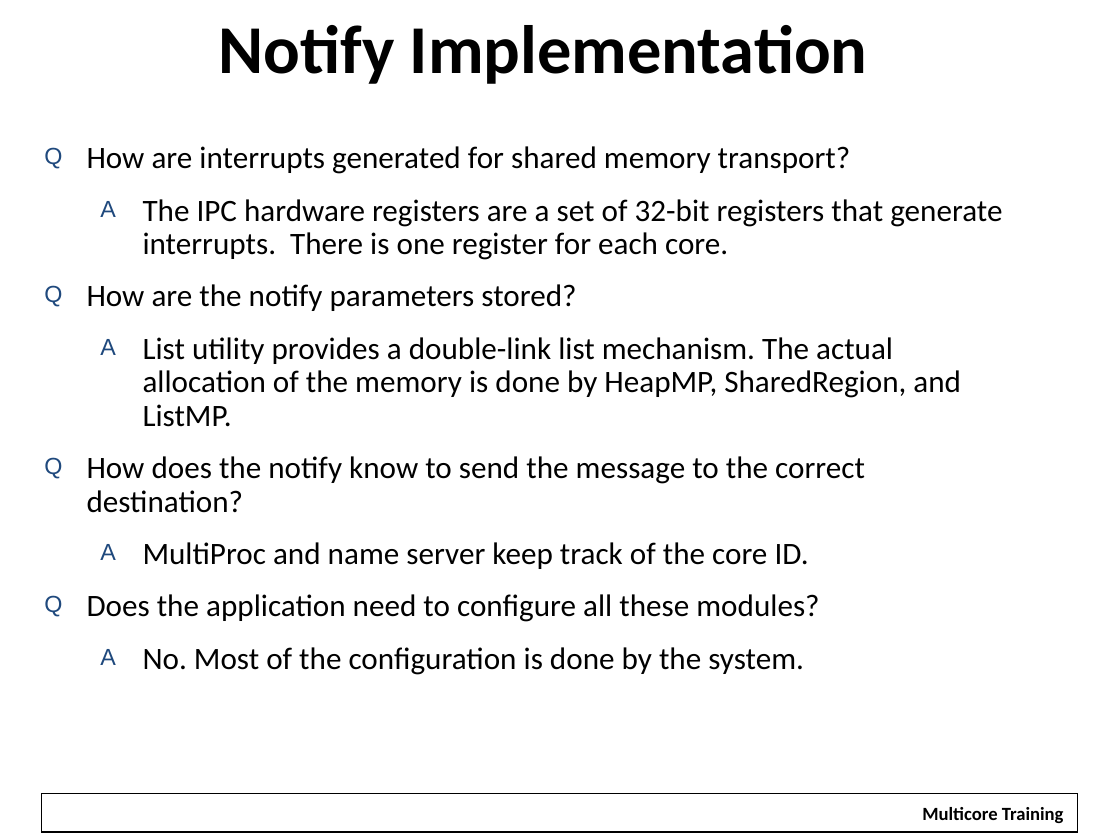
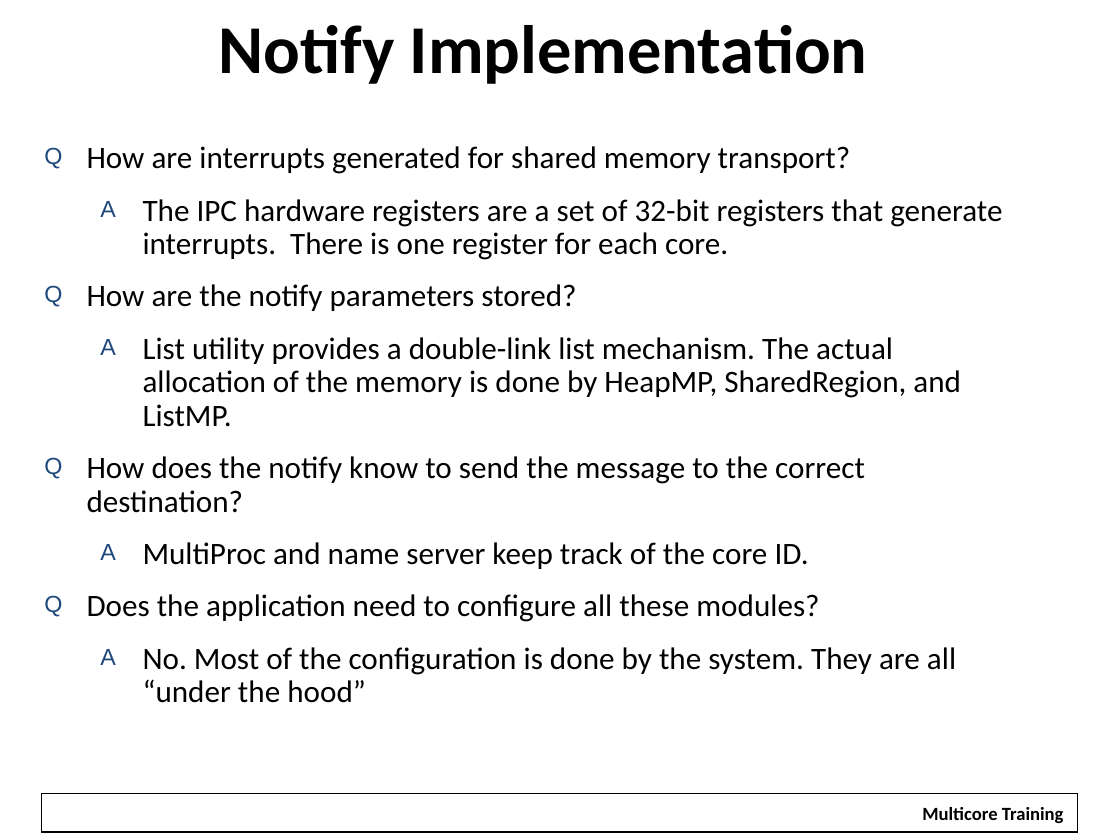
Before and after one commit to hari1989/keystone-workshop, a slide deck: slide 13 of preliminary/Working/presentations/KeyStoneII_ IPC.pptx (slide 14 before the commit). Drawn at 1120x840 pixels with LibreOffice and Linux fonts; fonts in the diff are those of the drawing; background and template pictures are left out. Boxes give left, top, right and bottom in pixels: in the first picture for what was removed or moved away, otherwise in the second. Text is boxed around its words. In the diff, an @@ line names an element or a change of style, - is before the commit and + after.

```diff
--- a/preliminary/Working/presentations/KeyStoneII_ IPC.pptx
+++ b/preliminary/Working/presentations/KeyStoneII_ IPC.pptx
@@ text at bbox=[143, 647, 956, 703]: text changed @@
-  A No. Most of the configuration is done by the system.
+  A No. Most of the configuration is done by the system. They are all “under the hood”
```
Also in this commit, not shown: 15 other slides changed, 7 slides removed.
